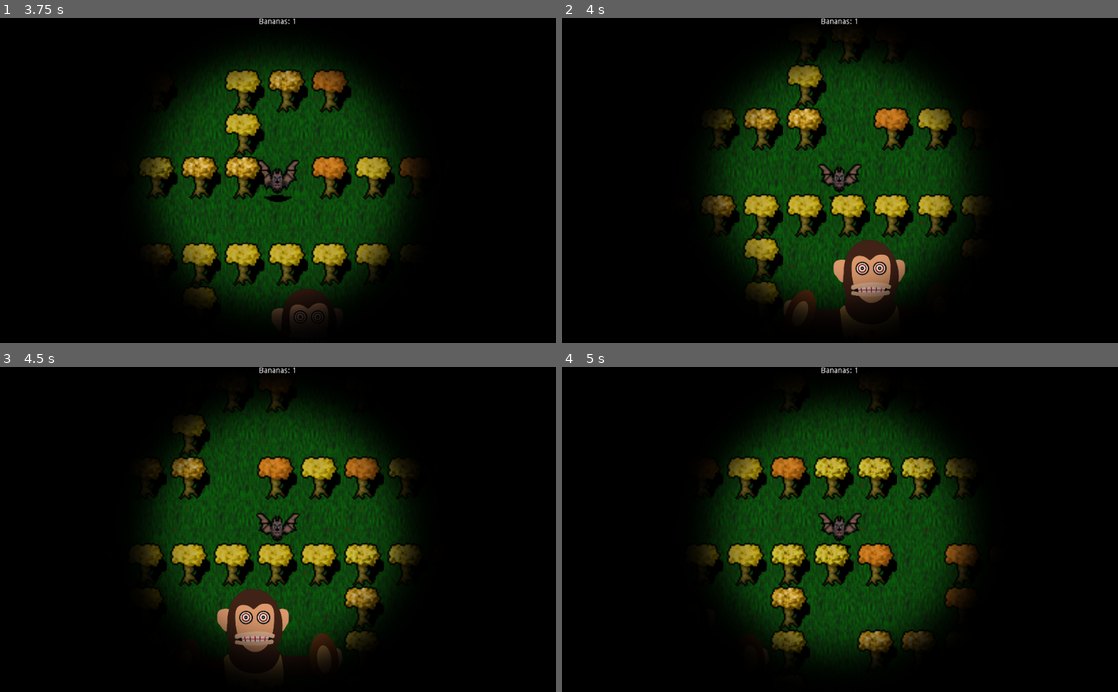
Above: before the commit, frames 1-4 (two rows, left to right).
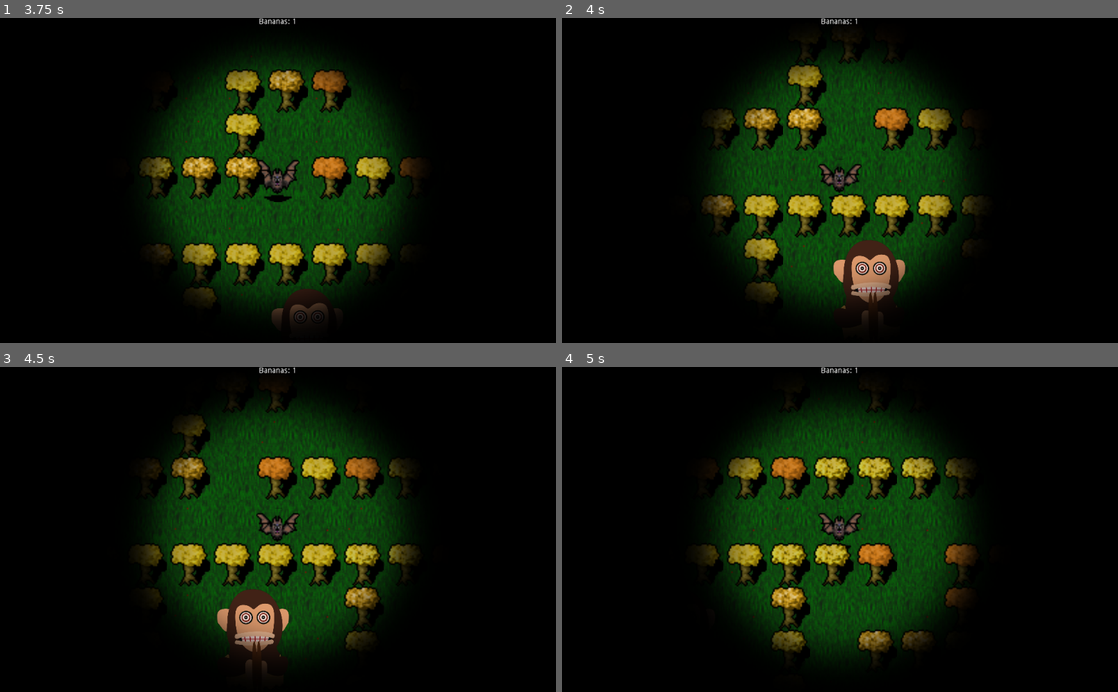
Above: after the commit, the same moments.

Repository: paavonelimarkka/whackman
Game: Godot game, scene res://Map.tscn
The game is run twice, just before and just after one commit, with the same random seed, the same clock (stepped at 60 frames per second) and the same inputs. This scene is started directly instead of the project's main scene.
Inputs:
- Up to frame 1 (3.75 s): tap Enter at 0.5 s; hold Space (camera_swap) 0.53-1.28 s; hold W (up) 0.53-2.03 s; tap Space (camera_swap) at 1.35, 2.85 s; hold Space (camera_swap) 2.03-2.78 s; hold A (left) 2.03-3.53 s; hold S (down) from 3.53 s (still down); hold Space (camera_swap) from 3.53 s (still down)
- Up to frame 2 (4 s): keep holding S (down); keep holding Space (camera_swap)
- Up to frame 3 (4.5 s): release S (down) at 4.28 s; release Space (camera_swap) at 4.28 s; hold D (right) from 4.28 s (still down); tap Space (camera_swap) at 4.35 s
- Up to frame 4 (5 s): keep holding D (right)

Frame 1 is identical in both runs. In frame 2, 0.4% of the frame differs, in the area x 39-58%, y 76-93%; in frame 3, 0.4%, in the area x 40-62%, y 75-93%; in frame 4, less than 0.1%.

Commit message:
add apina loop animation function for loeysaranne

Diff:
--- a/Apina.tscn
+++ b/Apina.tscn
@@ -11,6 +11,11 @@
 "loop": true,
 "name": "default",
 "speed": 5.0
+}, {
+"frames": [ ExtResource( 2 ), ExtResource( 4 ), ExtResource( 3 ), ExtResource( 4 ), ExtResource( 2 ) ],
+"loop": true,
+"name": "whack_loop",
+"speed": 30.0
 }, {
 "frames": [ ExtResource( 2 ), ExtResource( 4 ), ExtResource( 3 ), ExtResource( 3 ), ExtResource( 4 ), ExtResource( 2 ) ],
 "loop": false,
@@ -26,4 +31,6 @@
 [node name="AnimatedSprite" type="AnimatedSprite" parent="."]
 scale = Vector2( 0.424444, 0.437603 )
 frames = SubResource( 1 )
-animation = "whack"
+animation = "whack_loop"
+frame = 3
+playing = true
--- a/apina.gd
+++ b/apina.gd
@@ -47,3 +47,6 @@
 	farCamTimer.stop()
 	nearCamTimer.start()
 	emit_signal("near_cam_on")
+
+func play_whack_loop():
+	$AnimatedSprite.play("whack_loop")
